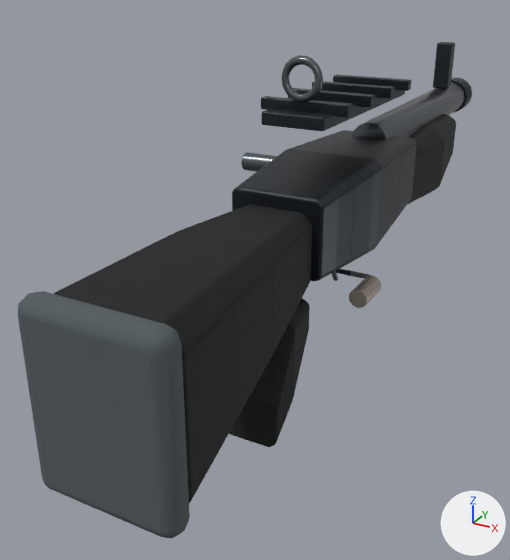
The glTF model public/assets/original/models/weapons/pass65-firearms/slug-shotgun/slug-shotgun-fp-lod1.glb as it was, and as the next commit left it.
Rendered twice from a camera (50 mm lens) standing at (0.567, -1.62, 0.306) and looking at (-0.168, -0.285, -0.362). The axes (+X, +Y, +Z) are drawn at lower right. The lights are the same throughout. The picture after the commit comes second. Where no turn or scale is listed for an object, it has been applied to the vertices. Vertices at exactly the same position are counted once.

In view in the first picture: 'slug-shotgun_FP_LOD1_Runtime_magazine_MAT_Pass65_slug_shotgun_Accent', 'slug-shotgun_FP_LOD1_Runtime_static_MAT_Pass65_slug_shotgun_Gunmetal', 'slug-shotgun_FP_LOD1_Runtime_static_MAT_Pass65_slug_shotgun_Polymer_PBR', 'slug-shotgun_FP_LOD1_Runtime_static_MAT_Pass65_slug_shotgun_Primary_PBR', 'slug-shotgun_FP_LOD1_Runtime_static_MAT_Pass65_slug_shotgun_Rubber' and 1 more.
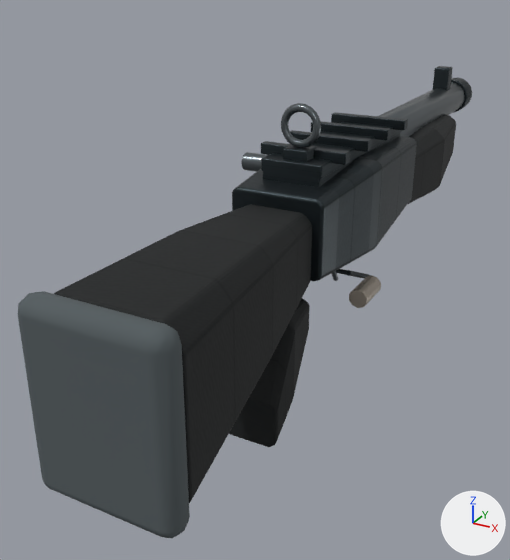
Where the newer file only moved an object's origin or applied its transform, the numbers keep the older frame.

Boxes (x1, y1, x2, y2) around the edits, measured in the pictures (510 x 560 px; the box of a moved part takes in the faces that stretch with it):
'slug-shotgun_FP_LOD1_Runtime_static_MAT_Pass65_slug_shotgun_Primary_PBR', reshaped (10% shorter)
    before: (232, 42, 472, 281)
    after: (232, 66, 472, 281)
'slug-shotgun_FP_LOD1_Runtime_static_MAT_Pass65_slug_shotgun_Gunmetal', reshaped (21% shorter)
    before: (281, 55, 465, 139)
    after: (281, 82, 465, 148)
part 1 of me_cylinder_1617, moved or reshaped
    before: (281, 55, 323, 103)
    after: (281, 103, 321, 148)
part 2 of me_cylinder_1620, moved or reshaped
    before: (262, 88, 405, 131)
    after: (261, 122, 402, 179)
part 3 of me_cylinder_1620, moved or reshaped
    before: (261, 96, 352, 117)
    after: (261, 141, 350, 165)
part 4 of me_cylinder_1620, moved or reshaped
    before: (288, 88, 375, 107)
    after: (287, 130, 372, 152)
part 5 of me_cylinder_1620, moved or reshaped
    before: (312, 81, 394, 99)
    after: (311, 121, 391, 140)
part 6 of me_cylinder_1620, moved or reshaped
    before: (333, 75, 411, 91)
    after: (331, 112, 408, 130)
part 7 of me_cylinder_1620, moved or reshaped
    before: (433, 42, 455, 89)
    after: (433, 66, 453, 91)
part 8 of me_cylinder_1620, added
    after: (263, 133, 400, 187)
part 9 of me_cylinder_1620, added
    after: (283, 145, 317, 162)

The edits, one by one:
me_cylinder_1617 is used by ob_slug_shotgun_fp_lod1_runtime_static_mat_pass65_slug_shotgun_gunmetal; location (0.0, 0.144, -0.029).
me_cylinder_1617 had 325 vertices, 642 faces and spanned x -0.045..0.045, y -0.563..0.563, z -0.193..0.193.
me_cylinder_1617 now has 325 vertices, 642 faces and spans x -0.045..0.045, y -0.563..0.563, z -0.193..0.108.
me_cylinder_1617 part 1: the loose piece of 108 vertices spanning x -0.042..0.042, y -0.563..-0.55, z 0.11..0.193 is moved by (0.0, 0.0, -0.085).
me_cylinder_1620 is used by ob_slug_shotgun_fp_lod1_runtime_static_mat_pass65_slug_shotgun_primary_pbr; location (0.0, 0.135, -0.125).
me_cylinder_1620 had 1309 vertices, 2574 faces and spanned x -0.115..0.115, y -0.648..0.648, z -0.233..0.233.
me_cylinder_1620 now has 1467 vertices, 2882 faces and spans x -0.115..0.115, y -0.648..0.648, z -0.233..0.163.
me_cylinder_1620 part 2: the loose piece of 96 vertices spanning x -0.063..0.063, y -0.588..-0.117, z 0.165..0.19 is moved by (0.0, 0.0, -0.088).
me_cylinder_1620 part 3: the loose piece of 96 vertices spanning x -0.09..0.09, y -0.54..-0.518, z 0.185..0.207 is moved by (0.0, 0.0, -0.088).
me_cylinder_1620 part 4: the loose piece of 96 vertices spanning x -0.09..0.09, y -0.422..-0.4, z 0.185..0.207 is moved by (0.0, 0.0, -0.088).
me_cylinder_1620 part 5: the loose piece of 96 vertices spanning x -0.09..0.09, y -0.305..-0.283, z 0.185..0.207 is moved by (0.0, 0.0, -0.088).
me_cylinder_1620 part 6: the loose piece of 96 vertices spanning x -0.09..0.09, y -0.187..-0.165, z 0.185..0.207 is moved by (0.0, 0.0, -0.088).
me_cylinder_1620 part 7: the loose piece of 96 vertices spanning x -0.023..0.023, y 0.43..0.475, z 0.103..0.233 is moved by (0.0, 0.0, -0.07).
me_cylinder_1620 part 8: a new loose piece of 96 vertices spanning x -0.06..0.06, y -0.588..-0.117, z 0.058..0.082, in mat_mat_pass65_slug_shotgun_primary_pbr.
me_cylinder_1620 part 9: a new loose piece of 96 vertices spanning x -0.025..0.025, y -0.572..-0.523, z 0.093..0.123, in mat_mat_pass65_slug_shotgun_primary_pbr.
Other edits to the shape of me_cylinder_1620 do not show in these pictures.
